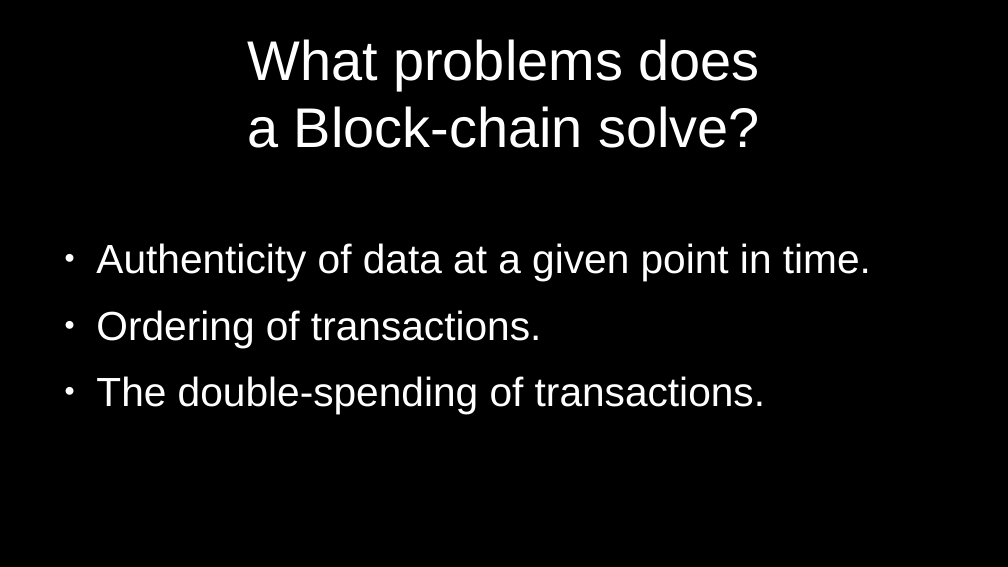
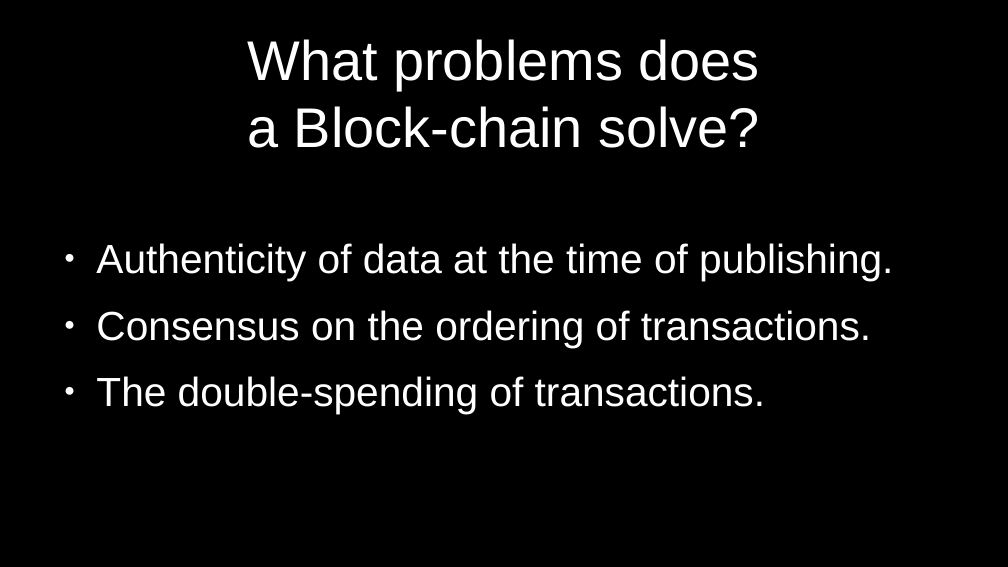
Before and after one commit to cmdruid/bitcoin-programming, a slide deck: slide 5 of slides/bitcoin-whitepaper-review.odp. Drawn at 1008x567 pixels with LibreOffice and Linux fonts; fonts in the diff are those of the drawing. Boxes give left, top, right and bottom in pixels: in the first picture for what was removed or moved away, otherwise in the second. Text is boxed around its words. In the diff, an @@ line names an element or a change of style, - is before the commit and + after.

Commit message:
update

```diff
--- a/slides/bitcoin-whitepaper-review.odp
+++ b/slides/bitcoin-whitepaper-review.odp
@@ text at box(96, 243, 893, 347): text changed @@
-● Authenticity of data at a given point in time.
-● Ordering of transactions.
+● Authenticity of data at the time of publishing.
+● Consensus on the ordering of transactions.
```
